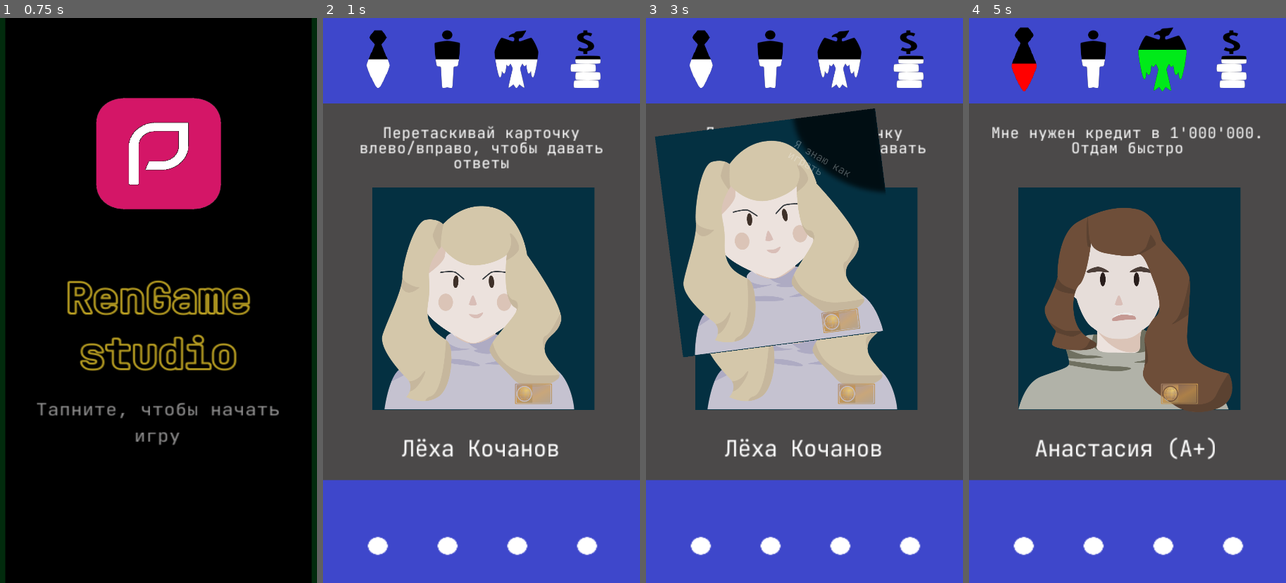
Above: before the commit, frames 1-4 (left to right).
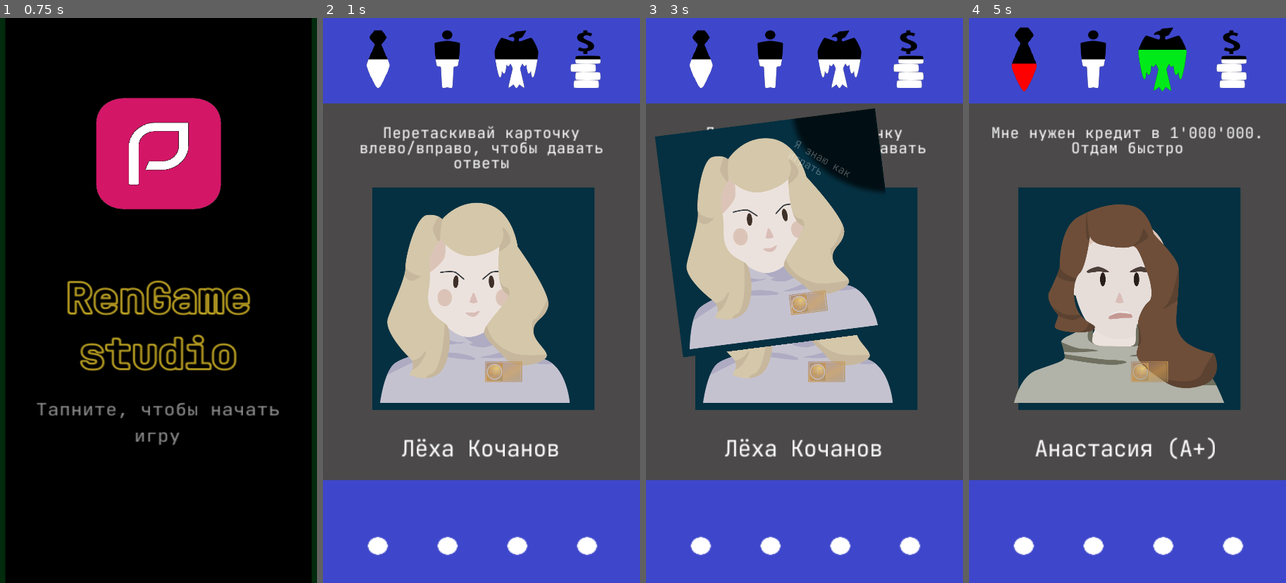
Above: after the commit, the same moments.

Repository: Nothengem/Detectivus
Game: Godot game, scene res://Scenes/StartMenu.tscn
Two runs of this game, one before a commit and one after it. Both use one fixed random seed, a clock stepped at 60 frames per second and the inputs below.
Inputs (mouse positions are in pixels of both pictures, inside the frame that each line leads up to):
- Up to frame 1 (0.75 s): tap Enter at 0.5 s; move the mouse to (228, 272) at 0.52 s; click (228, 272) at 0.67 s
- Up to frame 2 (1 s): no input
- Up to frame 3 (3 s): tap Space at 1.25, 2.75 s; drag from (804, 306) to (788, 413) at 1.27 s; tap Enter at 2 s; move the mouse to (836, 176) at 2.02 s; click (836, 176) at 2.17 s; drag from (788, 413) to (709, 215) at 2.77 s
- Up to frame 4 (5 s): drag from (1127, 306) to (1143, 300) at 3.52 s; tap Enter at 4.25 s; drag from (1032, 215) to (1127, 306) at 4.27 s

Frame 1 is identical in both runs. In frame 2, 5.2% of the frame differs, in the area x 18-80%, y 32-70%; in frame 3, 8.2%, in the area x 11-80%, y 21-70%; in frame 4, 5.7%.

Commit message:
это кошмар

Diff:
--- a/DataBase/CharacterPortraitDataBase.gd
+++ b/DataBase/CharacterPortraitDataBase.gd
@@ -7,7 +7,7 @@
 const DATA = {
 	"Dictor": [ "Head1", "Neck1", "Shirt1", "Eyebrows1", "Eyes1", "Forehead0", "Ears1", "Jowls0", "Glasses0", "Mouth1", "Hair0", "Nose3"],
 
-	"AlexeyKochanov" : [ "Head2", "Neck1", "Shirt2", "Eyebrows2", "Eyes2", "Fore0", "Ears2", "Jowls1", "Glasses0", "Mouth2", "Hair1", "Nose3"],
+	"AlexeyKochanov" : [ "Head2", "Neck1", "Shirt2", "Eyebrows2", "Eyes2", "Forehead0", "Ears2", "Jowls1", "Glasses0", "Mouth2", "Hair1", "Nose3"],
 
 	"AnastasiyaMalkova" : [ "Head3", "Neck1", "Shirt3", "Eyebrows3", "Eyes3", "Forehead0", "Ears3", "Jowls0", "Glasses0", "Mouth3", "Hair2", "Nose3"],
 
--- a/IventStatusBox.gd
+++ /dev/null
@@ -1,13 +0,0 @@
-extends CenterContainer
-
-var TeamUp
-var CustomersUp
-var CentralBankUp
-var MoneyUp
-var TeamDown
-var CustomersDown
-var CentralBankDown
-var ModeyDown
-
-func IventStatus1_start():
-	pass
--- a/IventStatusBox.tscn
+++ /dev/null
@@ -1,40 +0,0 @@
-[gd_scene load_steps=3 format=2]
-
-[ext_resource path="res://Scenes/IventStatus1.tscn" type="PackedScene" id=1]
-[ext_resource path="res://IventStatusBox.gd" type="Script" id=2]
-
-[node name="IventStatusBox" type="CenterContainer" groups=[
-"IventStatus",
-]]
-anchor_left = 0.5
-anchor_top = 0.864558
-anchor_right = 0.5
-anchor_bottom = 0.967892
-margin_left = -145.0
-margin_right = 145.0
-mouse_filter = 2
-script = ExtResource( 2 )
-__meta__ = {
-"_edit_use_anchors_": true
-}
-
-[node name="HBoxContainer" type="HBoxContainer" parent="."]
-margin_left = 15.0
-margin_top = 68.0
-margin_right = 275.0
-margin_bottom = 130.0
-mouse_filter = 2
-
-[node name="IventStatus1" parent="HBoxContainer" instance=ExtResource( 1 )]
-
-[node name="IventStatus2" parent="HBoxContainer" instance=ExtResource( 1 )]
-margin_left = 66.0
-margin_right = 128.0
-
-[node name="IventStatus3" parent="HBoxContainer" instance=ExtResource( 1 )]
-margin_left = 132.0
-margin_right = 194.0
-
-[node name="IventStatus4" parent="HBoxContainer" instance=ExtResource( 1 )]
-margin_left = 198.0
-margin_right = 260.0
--- a/Scenes/Balance.tscn
+++ b/Scenes/Balance.tscn
@@ -9,7 +9,7 @@
 [ext_resource path="res://Resources/GFX/Coins.svg" type="Texture" id=7]
 [ext_resource path="res://Resources/GFX/Eagle.svg" type="Texture" id=8]
 [ext_resource path="res://Resources/GFX/CustomerWhite.svg" type="Texture" id=9]
-[ext_resource path="res://IventStatusBox.tscn" type="PackedScene" id=10]
+[ext_resource path="res://Scenes/IventStatusBox.tscn" type="PackedScene" id=10]
 [ext_resource path="res://Scenes/Balance.gd" type="Script" id=11]
 [ext_resource path="res://Resources/GFX/Interface/Font/JetBrainsMono-VariableFont_wght.ttf" type="DynamicFontData" id=12]
 
--- a/Scenes/Character(nextcharacter).tscn
+++ b/Scenes/Character(nextcharacter).tscn
@@ -4,18 +4,18 @@
 [ext_resource path="res://Resources/GFX/LeftTextBack.png" type="Texture" id=2]
 [ext_resource path="res://Resources/GFX/CharacterCardBG.png" type="Texture" id=3]
 [ext_resource path="res://Resources/GFX/Interface/Font/TextGame.tres" type="DynamicFont" id=4]
-[ext_resource path="res://Resources/GFX/CharacterCotaint/Head/Head3.png" type="Texture" id=5]
-[ext_resource path="res://Resources/GFX/CharacterCotaint/Eyebrows/Eyebrows3.png" type="Texture" id=6]
-[ext_resource path="res://Resources/GFX/CharacterCotaint/Eyes/Eyes1.png" type="Texture" id=7]
-[ext_resource path="res://Resources/GFX/CharacterCotaint/Shirt/Shirt4.png" type="Texture" id=8]
-[ext_resource path="res://Resources/GFX/CharacterCotaint/Neck/Neck1.png" type="Texture" id=9]
-[ext_resource path="res://Resources/GFX/CharacterCotaint/Jowls/Jowls1.png" type="Texture" id=10]
-[ext_resource path="res://Resources/GFX/CharacterCotaint/Glasses/Glasses1.png" type="Texture" id=11]
-[ext_resource path="res://Resources/GFX/CharacterCotaint/Forehead/Forehead1.png" type="Texture" id=12]
-[ext_resource path="res://Resources/GFX/CharacterCotaint/Ears/Ears2.png" type="Texture" id=13]
-[ext_resource path="res://Resources/GFX/CharacterCotaint/Hair/Hair3.png" type="Texture" id=14]
-[ext_resource path="res://Resources/GFX/CharacterCotaint/Nose/Nose1.png" type="Texture" id=15]
-[ext_resource path="res://Resources/GFX/CharacterCotaint/Mouth/Mouth5.png" type="Texture" id=16]
+[ext_resource path="res://Resources/GFX/CharacterCotaint/Shirt/Shirt12.png" type="Texture" id=5]
+[ext_resource path="res://Resources/GFX/CharacterCotaint/Forehead/Forehead0.png" type="Texture" id=6]
+[ext_resource path="res://Resources/GFX/CharacterCotaint/Nose/Nose9.png" type="Texture" id=7]
+[ext_resource path="res://Resources/GFX/CharacterCotaint/Neck/Neck8.png" type="Texture" id=8]
+[ext_resource path="res://Resources/GFX/CharacterCotaint/Glasses/Glasses0.png" type="Texture" id=9]
+[ext_resource path="res://Resources/GFX/CharacterCotaint/Head/Head12.png" type="Texture" id=10]
+[ext_resource path="res://Resources/GFX/CharacterCotaint/Ears/Ears9.png" type="Texture" id=11]
+[ext_resource path="res://Resources/GFX/CharacterCotaint/Hair/Hair11.png" type="Texture" id=12]
+[ext_resource path="res://Resources/GFX/CharacterCotaint/Eyebrows/Eyebrows11.png" type="Texture" id=13]
+[ext_resource path="res://Resources/GFX/CharacterCotaint/Jowls/Jowls3.png" type="Texture" id=14]
+[ext_resource path="res://Resources/GFX/CharacterCotaint/Mouth/Mouth13.png" type="Texture" id=15]
+[ext_resource path="res://Resources/GFX/CharacterCotaint/Eyes/Eyes12.png" type="Texture" id=16]
 [ext_resource path="res://Resources/GFX/CharacterCotaint/Bage/Bage1.png" type="Texture" id=17]
 
 [node name="CharacterCard" type="Sprite"]
@@ -26,75 +26,76 @@
 texture = ExtResource( 3 )
 
 [node name="Ears" type="Sprite" parent="Character"]
-position = Vector2( -25.739, -75.5766 )
+position = Vector2( -38.8196, -94.2632 )
 scale = Vector2( 0.9, 0.9 )
-texture = ExtResource( 13 )
+texture = ExtResource( 11 )
 
 [node name="Neck" type="Sprite" parent="Character"]
-position = Vector2( -36.8966, 187.741 )
+position = Vector2( -42.5025, 122.338 )
 scale = Vector2( 0.9, 0.9 )
-texture = ExtResource( 9 )
+texture = ExtResource( 8 )
 
 [node name="Head" type="Sprite" parent="Character"]
 position = Vector2( -38.7755, -67.5763 )
 scale = Vector2( 0.9, 0.9 )
-texture = ExtResource( 5 )
+texture = ExtResource( 10 )
 
 [node name="Shirt" type="Sprite" parent="Character"]
-position = Vector2( -25.7538, 256.797 )
+position = Vector2( -42.5717, 232.504 )
 scale = Vector2( 0.9, 0.9 )
-texture = ExtResource( 8 )
+texture = ExtResource( 5 )
 
 [node name="Eyebrows" type="Sprite" parent="Character"]
 position = Vector2( -38.1973, -95.4977 )
 scale = Vector2( 0.9, 0.9 )
-texture = ExtResource( 6 )
+texture = ExtResource( 13 )
 
 [node name="Eyes" type="Sprite" parent="Character"]
 position = Vector2( -37.4594, -64.3669 )
 scale = Vector2( 0.9, 0.9 )
-texture = ExtResource( 7 )
+texture = ExtResource( 16 )
 
 [node name="Forehead" type="Sprite" parent="Character"]
 position = Vector2( -48.764, -150.285 )
 scale = Vector2( 0.9, 0.9 )
-texture = ExtResource( 12 )
+texture = ExtResource( 6 )
 
 [node name="Jowls" type="Sprite" parent="Character"]
-position = Vector2( -32.1061, 13.5252 )
+position = Vector2( -36.0701, -3.65226 )
 scale = Vector2( 0.9, 0.9 )
-texture = ExtResource( 10 )
+texture = ExtResource( 14 )
 
 [node name="Glasses" type="Sprite" parent="Character"]
-position = Vector2( -39.4755, -66.138 )
+position = Vector2( -42.1182, -75.3874 )
 scale = Vector2( 0.9, 0.9 )
-texture = ExtResource( 11 )
+texture = ExtResource( 9 )
 
 [node name="Mouth" type="Sprite" parent="Character"]
-position = Vector2( -20.3371, 64.9884 )
-scale = Vector2( 0.9, 0.9 )
-texture = ExtResource( 16 )
-
-[node name="Hair" type="Sprite" parent="Character"]
-position = Vector2( 2.89938, 16.8126 )
-scale = Vector2( 0.945, 0.945 )
-texture = ExtResource( 14 )
-
-[node name="Nose" type="Sprite" parent="Character"]
-position = Vector2( -40.3153, 6.53812 )
+position = Vector2( -33.5505, 58.3817 )
 scale = Vector2( 0.9, 0.9 )
 texture = ExtResource( 15 )
 
+[node name="Hair" type="Sprite" parent="Character"]
+position = Vector2( -16.2565, -32.4224 )
+scale = Vector2( 0.85, 0.85 )
+texture = ExtResource( 12 )
+
+[node name="Nose" type="Sprite" parent="Character"]
+position = Vector2( -37.6726, -2.71125 )
+scale = Vector2( 0.9, 0.9 )
+texture = ExtResource( 7 )
+
 [node name="Bage" type="Sprite" parent="Character"]
-position = Vector2( 189.43, 355.877 )
+position = Vector2( 76.4794, 272.686 )
 texture = ExtResource( 17 )
 
 [node name="IventPortrait" type="Sprite" parent="."]
 self_modulate = Color( 1, 1, 1, 0 )
-position = Vector2( -3.23541, -3.23554 )
+position = Vector2( 7.97655, -14.4475 )
 texture = ExtResource( 1 )
 
 [node name="Control" type="Control" parent="."]
+visible = false
 anchor_right = 1.0
 anchor_bottom = 1.0
 margin_left = -408.774
--- a/Scenes/CharacterControl.gd
+++ b/Scenes/CharacterControl.gd
@@ -51,6 +51,7 @@
 var middle_position = false
 
 
+
 func _ready():
 	start_position = screensize/2
 	leftxposition = Vector2(-start_position.x, 0)
@@ -80,6 +81,7 @@
 		elif Scriptwriter.NextCardInfo[0] == "LooseScreen":
 			Scriptwriter.CardChoose = "LooseScreen"
 			Scriptwriter.losecard()
+
 
 
 func ready_NextCardLose_helper():
@@ -101,6 +103,7 @@
 		Scriptwriter.NextCardInfo = Scriptwriter.CardDataBase.DATA.get("LooseBottomLuck")
 
 
+
 func card_generation():
 	if Scriptwriter.CardType == "Characters" or Scriptwriter.CardType == "Tutorial":
 		Head.texture = load(Scriptwriter.CharacterHead)
--- a/Scenes/CharacterControl.tscn
+++ b/Scenes/CharacterControl.tscn
@@ -160,6 +160,9 @@
 [node name="IventPortrait" parent="CharacterCard" index="1"]
 position = Vector2( 10.0979, -16.5688 )
 
+[node name="Control" parent="CharacterCard" index="2"]
+visible = true
+
 [node name="RightChooseRect" parent="CharacterCard/Control" index="0"]
 margin_right = 0.0
 margin_bottom = 0.0
--- a/Scenes/IventStatus1.tscn
+++ b/Scenes/IventStatus1.tscn
@@ -1,9 +1,12 @@
 [gd_scene load_steps=2 format=2]
 
-[ext_resource path="res://Resources/GFX/NoItem.png" type="Texture" id=1]
+[ext_resource path="res://Resources/GFX/StatusBars/NoItem.png" type="Texture" id=1]
 
 [node name="IventStatus1" type="NinePatchRect"]
 margin_right = 62.0
 margin_bottom = 62.0
 rect_min_size = Vector2( 62, 62 )
 texture = ExtResource( 1 )
+__meta__ = {
+"_edit_use_anchors_": false
+}
--- /dev/null
+++ b/Scenes/IventStatusBox.gd
@@ -0,0 +1,30 @@
+extends CenterContainer
+
+var TeamUp
+var CustomersUp
+var CentralBankUp
+var MoneyUp
+var TeamDown
+var CustomersDown
+var CentralBankDown
+var ModeyDown
+var ActiveStatusCount
+
+
+func start_new_status():
+	pass
+
+
+
+func StatusOneActivate():
+	var TypeOfStatus
+	pass
+
+func StatusTwoActivate():
+	pass
+
+func StatusThreeActivate():
+	pass
+
+func StatusFourActivate():
+	pass
--- /dev/null
+++ b/Scenes/IventStatusBox.tscn
@@ -0,0 +1,40 @@
+[gd_scene load_steps=3 format=2]
+
+[ext_resource path="res://Scenes/IventStatusBox.gd" type="Script" id=1]
+[ext_resource path="res://Scenes/IventStatus1.tscn" type="PackedScene" id=2]
+
+[node name="IventStatusBox" type="CenterContainer" groups=[
+"IventStatus",
+]]
+anchor_left = 0.5
+anchor_top = 0.864558
+anchor_right = 0.5
+anchor_bottom = 0.967892
+margin_left = -145.0
+margin_right = 145.0
+mouse_filter = 2
+script = ExtResource( 1 )
+__meta__ = {
+"_edit_use_anchors_": true
+}
+
+[node name="HBoxContainer" type="HBoxContainer" parent="."]
+margin_left = 15.0
+margin_top = 68.0
+margin_right = 275.0
+margin_bottom = 130.0
+mouse_filter = 2
+
+[node name="IventStatus1" parent="HBoxContainer" instance=ExtResource( 2 )]
+
+[node name="IventStatus2" parent="HBoxContainer" instance=ExtResource( 2 )]
+margin_left = 66.0
+margin_right = 128.0
+
+[node name="IventStatus3" parent="HBoxContainer" instance=ExtResource( 2 )]
+margin_left = 132.0
+margin_right = 194.0
+
+[node name="IventStatus4" parent="HBoxContainer" instance=ExtResource( 2 )]
+margin_left = 198.0
+margin_right = 260.0
--- a/Scenes/NextCharacter.gd
+++ b/Scenes/NextCharacter.gd
@@ -72,6 +72,8 @@
 		right_choose_portrait = Scriptwriter.CharacterPortraitDataBase.DATA.get(right_choose_portrait)
 	$Timer.start()
 
+
+
 func _on_Timer_timeout():
 	nextcardupdate()
 
--- a/Scenes/StartMenu.gd
+++ b/Scenes/StartMenu.gd
@@ -7,4 +7,3 @@
 func _input(event): # если мы касаемся экрана или тянем карту и пока палец нажат, работает поворот и анимация влево-вправо
 	if  (event is InputEventScreenTouch and not event.is_pressed()): #event is InputEventScreenDrag or
 		get_tree().change_scene("res://Scenes/MainScene.tscn")
-#		get_tree().change_scene("res://Scenes/TestScene.tscn")
--- a/Scenes/StartMenu.tscn
+++ b/Scenes/StartMenu.tscn
@@ -38,6 +38,7 @@
 [node name="StartMenu" type="Control"]
 anchor_right = 1.0
 anchor_bottom = 1.0
+mouse_filter = 2
 script = ExtResource( 4 )
 __meta__ = {
 "_edit_use_anchors_": true
@@ -46,6 +47,7 @@
 [node name="Control" type="Control" parent="."]
 anchor_right = 1.0
 anchor_bottom = 1.0
+mouse_filter = 2
 __meta__ = {
 "_edit_use_anchors_": true
 }
--- a/Scriptwriter.gd
+++ b/Scriptwriter.gd
@@ -87,18 +87,18 @@
 onready var MiniCardDataBase = preload("res://DataBase/MiniCardDataBase.gd")
 
 func _ready():
-	var Head = PortraitPardDataBase.DATA.get("Head")
-	var Neck = PortraitPardDataBase.DATA.get("Neck")
-	var Shirt = PortraitPardDataBase.DATA.get("Shirt")
-	var Eyebrows = PortraitPardDataBase.DATA.get("Eyebrows")
-	var Eyes = PortraitPardDataBase.DATA.get("Eyes")
-	var Forehead = PortraitPardDataBase.DATA.get("Forehead")
-	var Ears = PortraitPardDataBase.DATA.get("Ears")
-	var Jowls = PortraitPardDataBase.DATA.get("Jowls")
-	var Glasses = PortraitPardDataBase.DATA.get("Glasses")
-	var Mouth = PortraitPardDataBase.DATA.get("Mouth")
-	var Hair = PortraitPardDataBase.DATA.get("Hair")
-	var Nose = PortraitPardDataBase.DATA.get("Nose")
+#	var Head = PortraitPardDataBase.DATA.get("Head")
+#	var Neck = PortraitPardDataBase.DATA.get("Neck")
+#	var Shirt = PortraitPardDataBase.DATA.get("Shirt")
+#	var Eyebrows = PortraitPardDataBase.DATA.get("Eyebrows")
+#	var Eyes = PortraitPardDataBase.DATA.get("Eyes")
+#	var Forehead = PortraitPardDataBase.DATA.get("Forehead")
+#	var Ears = PortraitPardDataBase.DATA.get("Ears")
+#	var Jowls = PortraitPardDataBase.DATA.get("Jowls")
+#	var Glasses = PortraitPardDataBase.DATA.get("Glasses")
+#	var Mouth = PortraitPardDataBase.DATA.get("Mouth")
+#	var Hair = PortraitPardDataBase.DATA.get("Hair")
+#	var Nose = PortraitPardDataBase.DATA.get("Nose")
 	level_massive_generator()
 	#присваивание переменным частей портретов их значений
 
Binary file added: Resources/GFX/CharacterCotaint/Ears/Ears4.png
Not shown, added: Resources/GFX/CharacterCotaint/Ears/Ears4.png.import
Binary file added: Resources/GFX/CharacterCotaint/Ears/Ears5.png
Not shown, added: Resources/GFX/CharacterCotaint/Ears/Ears5.png.import
Binary file added: Resources/GFX/CharacterCotaint/Ears/Ears6.png
Not shown, added: Resources/GFX/CharacterCotaint/Ears/Ears6.png.import
Binary file added: Resources/GFX/CharacterCotaint/Ears/Ears7.png
Not shown, added: Resources/GFX/CharacterCotaint/Ears/Ears7.png.import
Binary file added: Resources/GFX/CharacterCotaint/Ears/Ears8.png
Not shown, added: Resources/GFX/CharacterCotaint/Ears/Ears8.png.import
Binary file added: Resources/GFX/CharacterCotaint/Ears/Ears9.png
Not shown, added: Resources/GFX/CharacterCotaint/Ears/Ears9.png.import
(and 171 more such lines)
